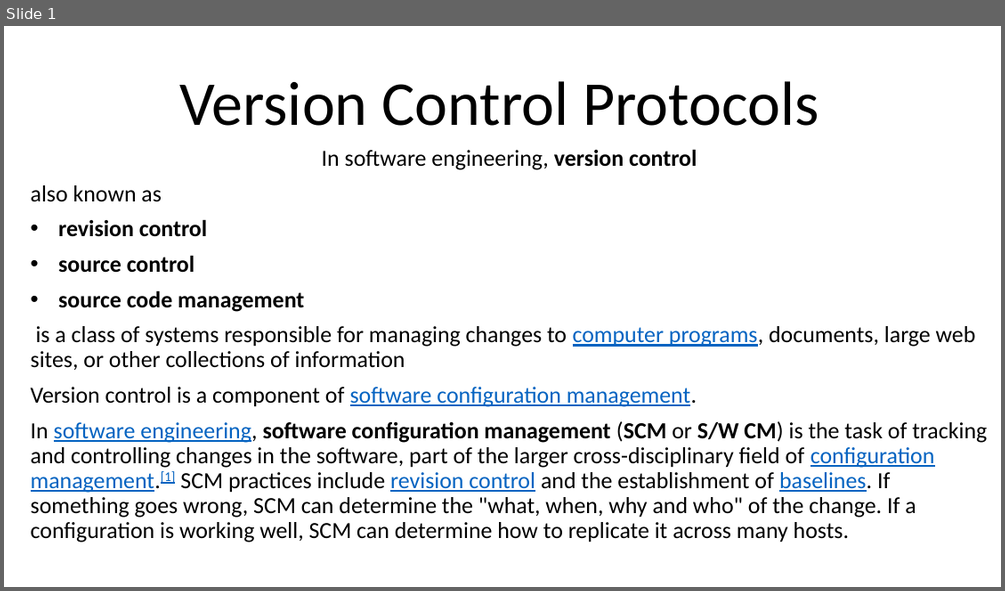
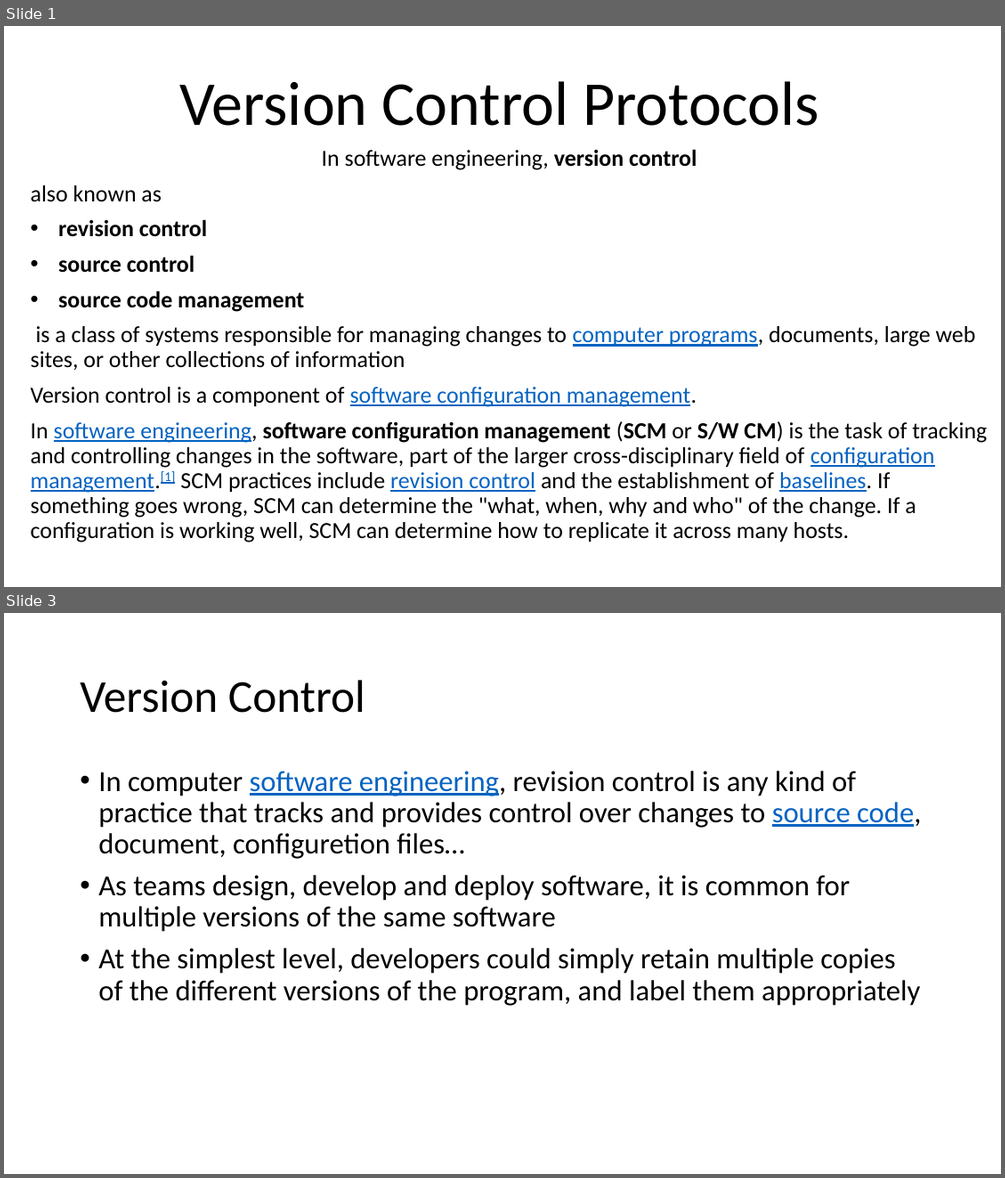
Before and after one commit to mhgulen/Dosyalar, a slide deck: Version Control Protocols.pptx. Shown one above the other, each under a label of ours: slide 1 before the commit, slides 1 and 3 after it; the slides between them are not shown. The pictures are 1005x591 and 1005x1178 pixels, drawn with LibreOffice and Linux fonts; fonts in the diff are those of the drawing. Boxes give left, top, right and bottom in pixels: in the first picture for what was removed or moved away, otherwise in the second. Text is boxed around its words. In the diff, an @@ line names an element or a change of style, - is before the commit and + after.

```diff
--- a/Version Control Protocols.pptx
+++ b/Version Control Protocols.pptx
@@ slide 3 added at box(4, 613, 1001, 1174), background #FFFFFF @@
@@ title added at box(80, 680, 365, 713), 44 pt, text #000000 @@
+Version Control
@@ text added at box(98, 771, 921, 1005), 28 pt, text #000000 @@
+• In computer software engineering, revision control is any kind of practice that tracks and provides control over changes to source code, document, configuretion files…
+• As teams design, develop and deploy software, it is common for multiple versions of the same software
+• At the simplest level, developers could simply retain multiple copies of the different versions of the program, and label them appropriately
```
Also in this commit, not shown: 2 other slides added, 1 slide removed.
